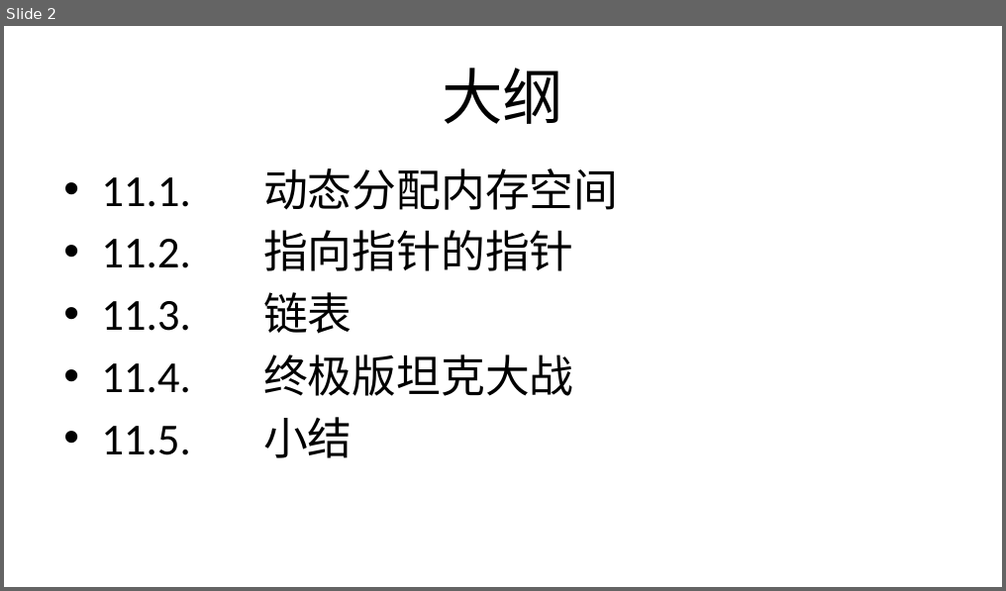
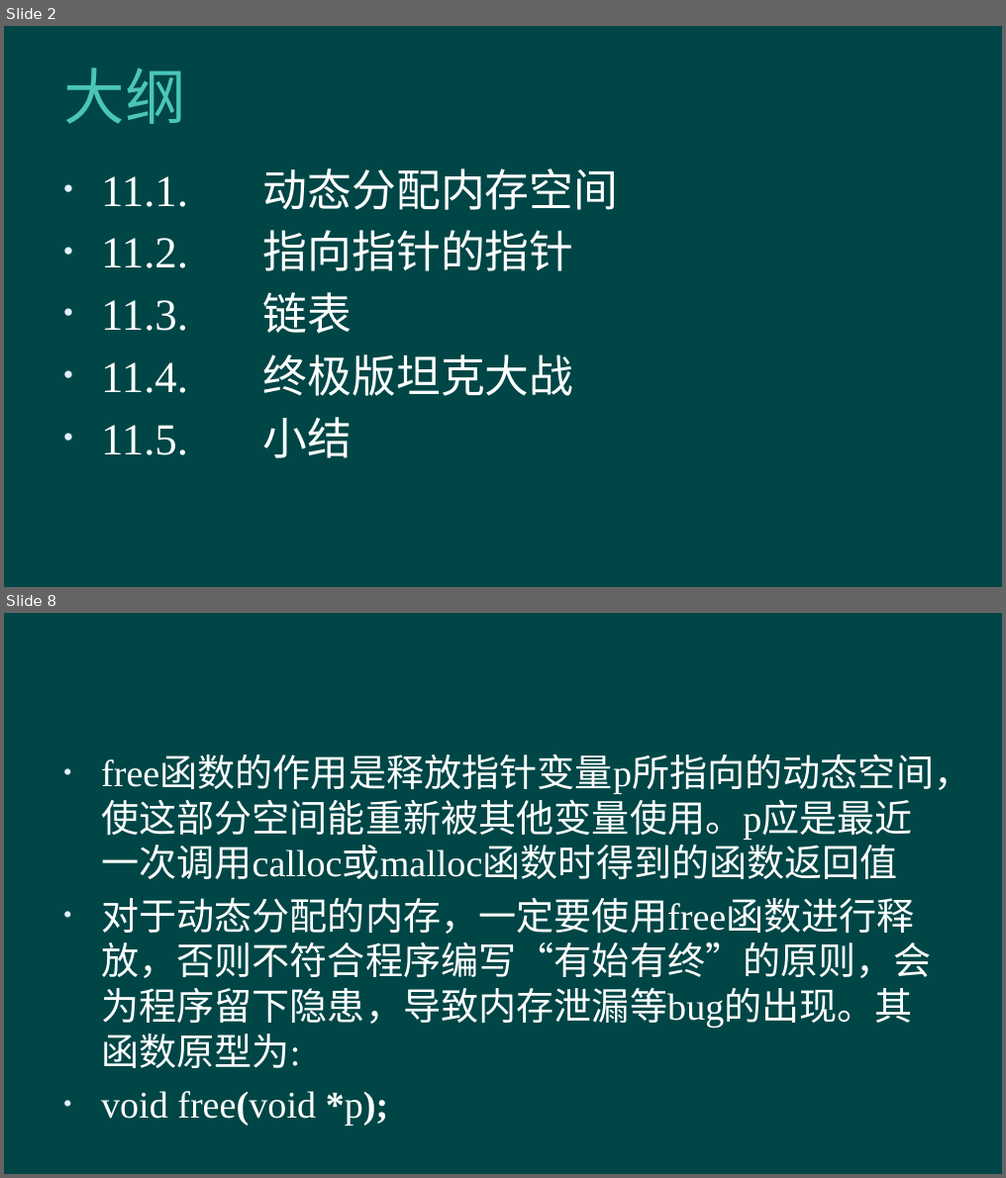
Before and after one commit to hanhonglei/Course_BasicGameProgramming, a slide deck: 第11章 指针的高级应用/第11章 指针的高级应用.pptx. Shown one above the other, each under a label of ours: slide 2 before the commit, slides 2 and 8 after it; the slides between them are not shown. The pictures are 1006x591 and 1006x1178 pixels, drawn with LibreOffice and Linux fonts; fonts in the diff are those of the drawing; background and template pictures are left out. Boxes give left, top, right and bottom in pixels: in the first picture for what was removed or moved away, otherwise in the second. Text is boxed around its words. In the diff, an @@ line names an element or a change of style, - is before the commit and + after.

```diff
--- a/第11章 指针的高级应用/第11章 指针的高级应用.pptx
+++ b/第11章 指针的高级应用/第11章 指针的高级应用.pptx
@@ slide 8 added at box(4, 613, 1002, 1174), background #004646 @@
@@ text added at box(101, 757, 971, 1126), 27.2 pt, text #FFFFFF @@
+• free函数的作用是释放指针变量p所指向的动态空间，使这部分空间能重新被其他变量使用。p应是最近一次调用calloc或malloc函数时得到的函数返回值
+• 对于动态分配的内存，一定要使用free函数进行释放，否则不符合程序编写“有始有终”的原则，会为程序留下隐患，导致内存泄漏等bug的出现。其函数原型为:
+• void free(void *p);
@@ slide 2 changed as well @@
@@ background #FFFFFF to #004646 @@
@@ title "大纲" at box(63, 68, 186, 124): font Calibri to Arial, text colour #000000 to #4BC5B9, letter spacing 0 to 0.5 pt; alignment centre to left @@
@@ text "11.1. 动态分配内存空间" at box(101, 169, 619, 459): font Calibri to Times New Roman, text colour #000000 to #FFFFFF @@
```
Also in this commit, not shown: 1 other slide changed, 31 other slides added.
